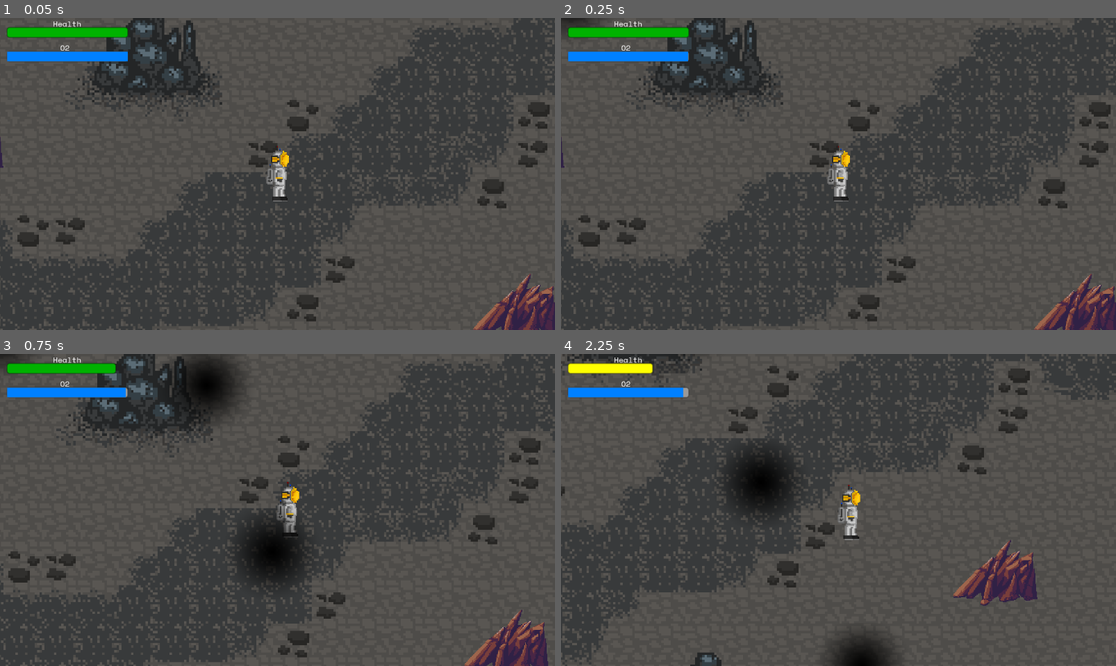
Above: before the commit, frames 1-4 (two rows, left to right).
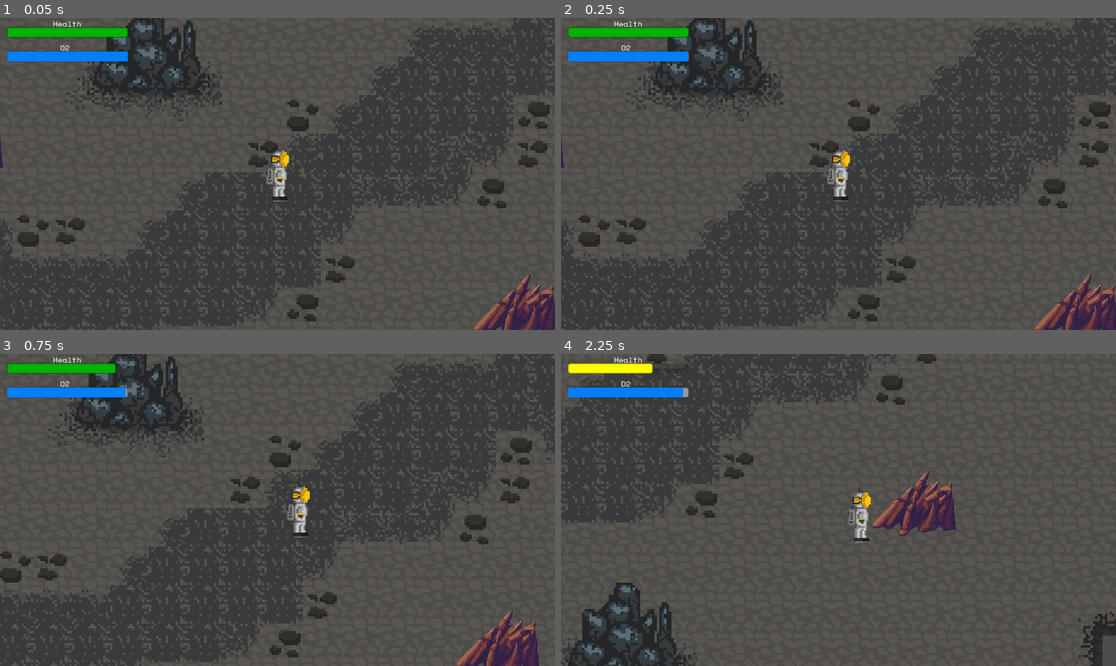
Above: after the commit, the same moments.

Repository: ProjectStarborne/Starborne
Game: Godot game, scene res://Scenes/world_asteroid.tscn
Two runs of this game, one before a commit and one after it. Both use one fixed random seed, a clock stepped at 60 frames per second and the inputs below.
Inputs:
- Up to frame 1 (0.05 s): no input
- Up to frame 2 (0.25 s): no input
- Up to frame 3 (0.75 s): tap Enter (ui_accept) at 0.5 s; hold D (right) from 0.53 s (still down)
- Up to frame 4 (2.25 s): tap Enter (ui_accept) at 0.77, 1.52 s; release D (right) at 1.28 s; hold S (down) 1.28-2.03 s; hold D (right) from 2.03 s (still down)

Frame 1 is identical in both runs. In frame 2, 0.2% of the frame differs, in the area x 0-7%, y 0-4%; in frame 3, 15%; in frame 4, 27%, in the area x 0-100%, y 0-100%.

Commit message:
Meteors now come in events. We can now control the minimum and maximum time between meteor events, the minimum and maximum number of meteors per event, and the time interval between each meteor during an event. also, the direction the meteors come from is randomized for each event

Diff:
--- a/Scripts/meteor_spawner.gd
+++ b/Scripts/meteor_spawner.gd
@@ -1,109 +1,180 @@
 extends Node2D
 
-# The PackedScene for the meteor that will be spawned
+# Scene to be used for spawning meteors
 @export var MeteorScene: PackedScene
-# The PackedScene for the impact indicator, which warns where a meteor will land
+# Scene to be used for spawning impact indicators (warning before the meteor falls)
 @export var ImpactIndicatorScene: PackedScene
-# The height at which meteors spawn above the screen
-@export var spawn_height: float = -1500.0
-# The delay in seconds between the warning indicator and the meteor impact
+# Time between the warning and the actual meteor impact
 @export var warning_time: float = 2.0
+# Minimum and maximum number of meteors per event
+@export var min_meteors_per_event: int = 5
+@export var max_meteors_per_event: int = 50
+# Time range in seconds for random intervals between meteor events
+@export var min_time_between_events: float = 5.0
+@export var max_time_between_events: float = 15.0
+# Time interval in seconds between each meteor during a meteor event
+@export var meteor_spawn_interval: float = 0.5
+# Possible directions from which meteors can spawn ("top", "bottom", "left", or "right" of the map)
+var possible_directions = ["top", "bottom", "left", "right"]
 
 
-# This function is called when the node is added to the scene
+# Called when the node is added to the scene
 func _ready() -> void:
-	# Randomizes the random number generator seed
-	randomize()
-	# Connects the Timer node's "timeout" signal to the _on_Timer_timeout function
-	$Timer.timeout.connect(_on_Timer_timeout)
+	randomize()  # Randomize the seed for random number generation
+	start_event_timer()  # Start the timer for the first meteor event
 
 
-# Called when the Timer times out (after a certain delay)
-func _on_Timer_timeout() -> void:
-	# Spawns the meteor warning at a random position within a defined landing area
-	spawn_meteor_warning()
+# Function to start a timer for the next meteor event
+func start_event_timer():
+	# Calculate a random time until the next meteor event (between min and max times)
+	var time_until_next_event = randf() * (max_time_between_events - min_time_between_events) + min_time_between_events
+
+	# Create a timer to trigger the next event
+	var event_timer = Timer.new()
+	event_timer.wait_time = time_until_next_event
+	event_timer.one_shot = true  # Timer should only trigger once
+	event_timer.timeout.connect(_on_event_timer_timeout)  # Connect timer to event handler
+	add_child(event_timer)  # Add the timer to the scene
+	event_timer.start()  # Start the timer
+
+	print("Next meteor event in ", time_until_next_event, " seconds.")
 
 
-# Function to handle spawning the meteor warning and scheduling the meteor
-func spawn_meteor_warning() -> void:
-	# Select a random impact point within the specified "MeteorLandingArea" in the game world
+# Called when the event timer finishes, starting a new meteor event
+func _on_event_timer_timeout():
+	start_meteor_event()  # Begin the meteor event
+
+
+# Function to start a meteor event
+func start_meteor_event():
+	# Randomly decide how many meteors will spawn in this event
+	var num_meteors = randi() % (max_meteors_per_event - min_meteors_per_event + 1) + min_meteors_per_event
+
+	# Randomly pick a direction from which all meteors will spawn
+	var direction = possible_directions[randi() % possible_directions.size()]
+
+	print("Starting meteor event with ", num_meteors, " meteors from ", direction)
+
+	# Spawn meteors one by one with a delay between each
+	for i in range(num_meteors):
+		var delay = i * meteor_spawn_interval  # Delay for each meteor
+		var meteor_timer = Timer.new()
+		meteor_timer.wait_time = delay
+		meteor_timer.one_shot = true  # Each meteor spawns only once
+		meteor_timer.timeout.connect(_spawn_meteor_warning.bind(direction))  # Connect timer to meteor spawn function
+		add_child(meteor_timer)
+		meteor_timer.start()
+
+	# Calculate the total duration of the event (time until all meteors finish spawning)
+	var event_duration = num_meteors * meteor_spawn_interval + warning_time + 1.0  # Buffer time added
+	var event_end_timer = Timer.new()
+	event_end_timer.wait_time = event_duration
+	event_end_timer.one_shot = true  # Event ends once after all meteors spawn
+	event_end_timer.timeout.connect(_on_event_end_timer_timeout)  # Connect timer to end event function
+	add_child(event_end_timer)
+	event_end_timer.start()
+
+	print("Meteor event will end in ", event_duration, " seconds.")
+
+
+# Called when the meteor event ends, resetting the timer for the next event
+func _on_event_end_timer_timeout():
+	start_event_timer()
+
+
+# Function to spawn a meteor warning (impact indicator) before the meteor falls
+func _spawn_meteor_warning(direction):
+	# Get the meteor landing area where meteors can impact
 	var landing_area = get_tree().current_scene.get_node("/root/Environment/MeteorLandingArea")
+	if landing_area == null:
+		print("Error: 'MeteorLandingArea' not found.")
+		return
+
+	# Get a random impact position within the landing area
 	var impact_position = get_random_point_in_area(landing_area)
 
-	# Instantiate the impact indicator scene and position it at the selected impact point
+	# Spawn the impact indicator at the calculated position
 	var indicator_instance = ImpactIndicatorScene.instantiate()
 	indicator_instance.global_position = impact_position
 	get_tree().current_scene.add_child(indicator_instance)
 
-	# Create a Timer to delay the meteor's appearance by the warning_time (2 seconds)
+	# Schedule the meteor to spawn after the warning time
 	var meteor_timer = Timer.new()
 	meteor_timer.wait_time = warning_time
-	meteor_timer.one_shot = true  # Ensure the timer only runs once
-
-	# Connect the Timer's "timeout" signal to the _spawn_meteor function, passing in the impact position and indicator
-	meteor_timer.timeout.connect(_spawn_meteor.bind(impact_position, indicator_instance))
-
-	# Add the Timer node to the current scene and start it
-	get_tree().current_scene.add_child(meteor_timer)
+	meteor_timer.one_shot = true  # Only spawn the meteor once
+	meteor_timer.timeout.connect(_spawn_meteor.bind(impact_position, indicator_instance, direction))  # Connect timer to meteor spawn
+	add_child(meteor_timer)
 	meteor_timer.start()
 
 
-# Function that spawns a meteor at the specified impact position
-func _spawn_meteor(impact_position, impact_indicator):
-	# Print the impact position to the console for debugging purposes
+# Function to spawn a meteor at the impact position
+func _spawn_meteor(impact_position, impact_indicator, direction):
 	print("Spawning meteor at impact_position:", impact_position)
 
-	# Instantiate the meteor scene and set its target and spawn positions
+	# Instantiate the meteor and set its target and spawn positions
 	var meteor_instance = MeteorScene.instantiate()
-	meteor_instance.target_position = impact_position  # Set the target position where the meteor will land
-	meteor_instance.global_position = impact_position + Vector2(0, spawn_height)  # Set the initial spawn position
-
-	# Assign the impact indicator to the meteor instance (could be used for further functionality)
-	meteor_instance.impact_indicator = impact_indicator
-
-	# Add the meteor to the current scene
+	meteor_instance.target_position = impact_position  # Meteor will land at this position
+	meteor_instance.global_position = get_meteor_start_position(impact_position, direction)  # Meteor spawns from a set direction
+	meteor_instance.impact_indicator = impact_indicator  # Link the impact indicator to the meteor
 	get_tree().current_scene.add_child(meteor_instance)
 
 
-# Function that returns a random point within a given Area2D (used for randomizing meteor landing points)
+# Function to calculate the meteor's starting position based on the impact point and direction
+func get_meteor_start_position(impact_position, direction):
+	# Offset the meteor's starting position far off-screen (adjustable distance)
+	var offset_distance = 1500
+	var start_position = impact_position
+
+	# Adjust the starting position based on the direction the meteors are coming from
+	match direction:
+		"top":
+			start_position += Vector2(0, -offset_distance)  # Spawn above the screen
+		"bottom":
+			start_position += Vector2(0, offset_distance)  # Spawn below the screen
+		"left":
+			start_position += Vector2(-offset_distance, 0)  # Spawn left of the screen
+		"right":
+			start_position += Vector2(offset_distance, 0)  # Spawn right of the screen
+	return start_position
+
+
+# Function to get a random valid point within a polygonal landing area (our asteroid map)
 func get_random_point_in_area(area: Area2D) -> Vector2:
-	# Get the CollisionPolygon2D node from the landing area (used to define the boundaries for valid impact points)
+	# Get the CollisionPolygon2D node defining the meteor landing area
 	var collision_polygon = area.get_node("CollisionPolygon2D")
+	if collision_polygon == null:
+		print("Error: 'CollisionPolygon2D' not found under 'MeteorLandingArea'.")
+		return area.global_position
 
-	# Extract the polygon's points (which define its shape)
+	# Get the polygon points that define the area boundaries
 	var polygon_points = collision_polygon.polygon
+	if polygon_points.size() == 0:
+		print("Error: CollisionPolygon2D has no points.")
+		return area.global_position
 
-	# Manually calculate the bounding box for the polygon (min/max X and Y coordinates)
+	# Calculate the bounding box of the polygon
 	var min_x = INF
 	var max_x = -INF
 	var min_y = INF
 	var max_y = -INF
-
-	# Iterate through all polygon points to find the min and max X/Y coordinates
 	for point in polygon_points:
 		min_x = min(min_x, point.x)
 		max_x = max(max_x, point.x)
 		min_y = min(min_y, point.y)
 		max_y = max(max_y, point.y)
 
-	# Initialize variables for generating random points within the bounding box
+	# Try to generate a random point within the polygon
 	var point = Vector2()
-	var max_attempts = 100  # Limit the number of attempts to prevent an infinite loop
+	var max_attempts = 100  # Limit attempts to prevent infinite loops
 	var attempts = 0
-
-	# Try to generate a random point within the polygon up to max_attempts times
 	while attempts < max_attempts:
-		# Generate random X and Y values within the bounding box
 		point.x = randf() * (max_x - min_x) + min_x
 		point.y = randf() * (max_y - min_y) + min_y
 
-		# Check if the random point is inside the polygon using Godot's Geometry2D helper
+		# Check if the random point is within the polygon
 		if Geometry2D.is_point_in_polygon(point, polygon_points):
-			return point  # If the point is valid, return it as the impact position
-
-		# If the point is outside the polygon, try again
+			return point  # Valid point found
 		attempts += 1
 
-	# If no valid point is found after max_attempts, print a warning and default to the center of the area
 	print("Failed to find a valid point within the polygon after max attempts.")
-	return area.global_position  # Default to the global position of the area (the center)
+	return area.global_position  # Default to the center if no valid point found
--- a/Scripts/player.gd
+++ b/Scripts/player.gd
@@ -1,7 +1,7 @@
 extends CharacterBody2D
 
 # Constant defining the player's movement speed
-const SPEED = 200.0
+const SPEED = 400.0
 # Exported variable for friction, which controls how quickly the player slows down after moving
 @export var friction = 500
 # Vector to hold the player's knockback velocity (force applied when hit)
